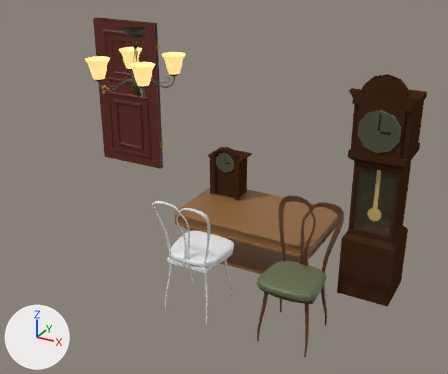
The Blender file Assets/Art/Blender files/Assets1.blend as it was, and as the next commit left it.
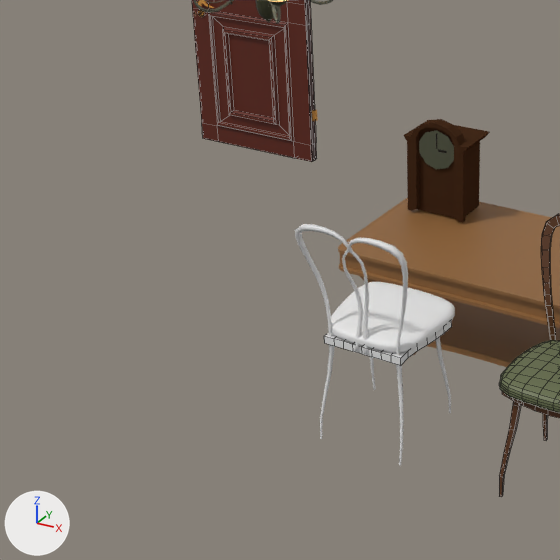
Each version appears first whole from a 50 mm camera at (3.47, -3.34, 2.35) aimed at (0.53, 2.02, -0.34), and next in a close-up on the part from 0% to 64% of the width and 23% to 100% of the height. Lighting does not change. The marker at lower left points along +X, +Y and +Z. The close-ups show mesh edges as thin lines.

In view in the first close-up: 'BezierCurve.001', 'BezierCurve.002', 'Cube.002', 'Cube.005', 'chair', 'couch table', 'door', 'table clock'.
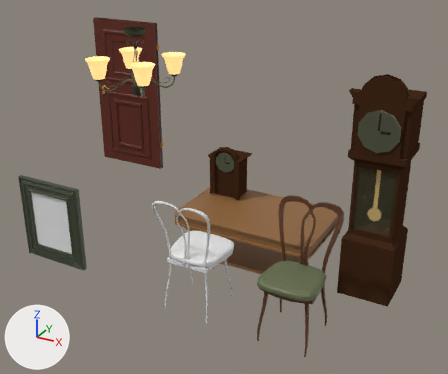
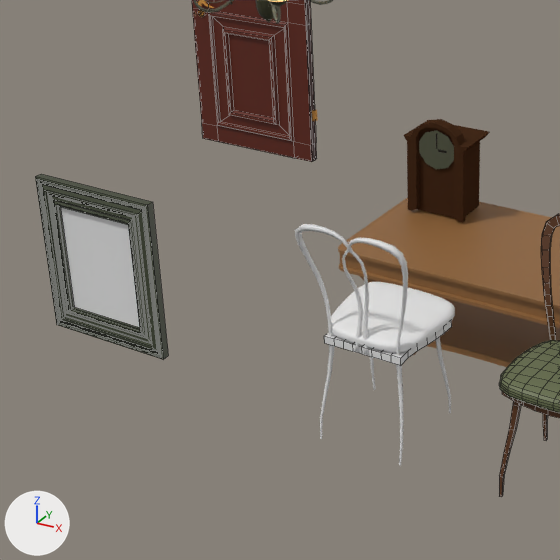
What differs and where, as boxes (x1, y1, x2, y2) in the close-ups (560 x 560 px):
'picture frame big1', added: after (35, 174, 168, 359)
'Plane', added: after (60, 207, 140, 327)

What changed in the scene script:
```text
Add mat_pictureframe_green_dark:
    mat_pictureframe_green_dark = principled_material('pictureframe green dark')
    mat_pictureframe_green_dark.base_color = (0.0561, 0.0676, 0.0369)  # dark green #434a36
Add mat_painting_cat_and_kittens:
    mat_painting_cat_and_kittens = principled_material('painting cat and kittens')
    mat_painting_cat_and_kittens.base_color = (0.8, 0.8, 0.8)  # white #e7e7e7
Add me_img_20220204_133116:
    me_img_20220204_133116.from_pydata(...)  # 140 vertices, 138 faces; spans x -0.309..0.31, y -0.012..0.033, z -0.364..0.36
    me_img_20220204_133116.materials.append(mat_pictureframe_green_dark)  # dark green #434a36
Add me_plane_004:
    me_plane_004.from_pydata([(-0.208, 0.0, -0.269), (0.208, 0.0, -0.269), (-0.208, 0.0, 0.259), (0.208, 0.0, 0.259)], [], [(0, 1, 3, 2)])
    me_plane_004.materials.append(mat_painting_cat_and_kittens)  # its picture is missing
Add ob_picture_frame_big1:
    ob_picture_frame_big1 = bpy.data.objects.new('picture frame big1', me_img_20220204_133116)
    ob_picture_frame_big1.location = (0.0, 0.0, 0.0)
Add ob_plane:
    ob_plane = bpy.data.objects.new('Plane', me_plane_004)
    ob_plane.location = (0.0, 0.009, 0.0)
```
